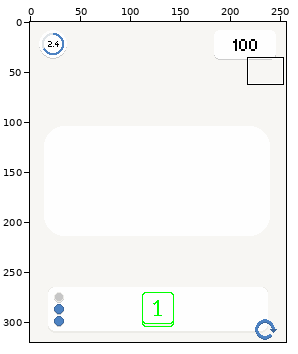
Pixel-art file -- wip/aseprite/mokup.aseprite. Above: a wide view before the commit, with the close-up outlined.
Close-up. Before:
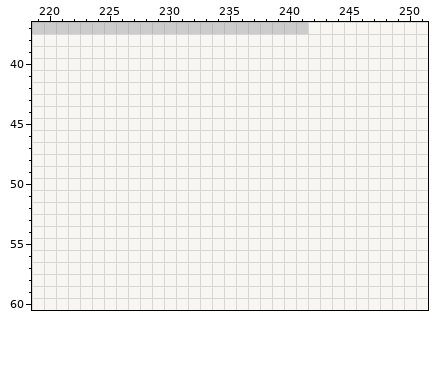
256x320 pixels, 1 frame. Colours within 5 levels of each other are drawn and written as one. Shown: x 219..251, y 37..60.
The same view after the edit:
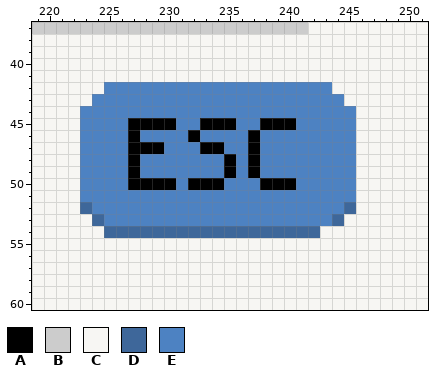
Palette (. is transparent): A #000000  B #cccccc  C #f7f6f3  D #3e679a  E #4d82c2
The edit:
layer "e/bg" added
layer "e/text" added
--- layers "e/text", "e/bg"
@@ x 219..251 @@
 41 CCCCCCCCCCCCCCCCCCCCCCCCCCCCCCCCC
-42 CCCCCCCCCCCCCCCCCCCCCCCCCCCCCCCCC
-43 CCCCCCCCCCCCCCCCCCCCCCCCCCCCCCCCC
-44 CCCCCCCCCCCCCCCCCCCCCCCCCCCCCCCCC
-45 CCCCCCCCCCCCCCCCCCCCCCCCCCCCCCCCC
-46 CCCCCCCCCCCCCCCCCCCCCCCCCCCCCCCCC
-47 CCCCCCCCCCCCCCCCCCCCCCCCCCCCCCCCC
-48 CCCCCCCCCCCCCCCCCCCCCCCCCCCCCCCCC
-49 CCCCCCCCCCCCCCCCCCCCCCCCCCCCCCCCC
-50 CCCCCCCCCCCCCCCCCCCCCCCCCCCCCCCCC
-51 CCCCCCCCCCCCCCCCCCCCCCCCCCCCCCCCC
-52 CCCCCCCCCCCCCCCCCCCCCCCCCCCCCCCCC
-53 CCCCCCCCCCCCCCCCCCCCCCCCCCCCCCCCC
-54 CCCCCCCCCCCCCCCCCCCCCCCCCCCCCCCCC
+42 CCCCCCEEEEEEEEEEEEEEEEEEECCCCCCCC
+43 CCCCCEEEEEEEEEEEEEEEEEEEEECCCCCCC
+44 CCCCEEEEEEEEEEEEEEEEEEEEEEECCCCCC
+45 CCCCEEEEAAAAEEAAAEEAAAEEEEECCCCCC
+46 CCCCEEEEAEEEEAEEEEAEEEEEEEECCCCCC
+47 CCCCEEEEAAAEEEAAEEAEEEEEEEECCCCCC
+48 CCCCEEEEAEEEEEEEAEAEEEEEEEECCCCCC
+49 CCCCEEEEAEEEEEEEAEAEEEEEEEECCCCCC
+50 CCCCEEEEAAAAEAAAEEEAAAEEEEECCCCCC
+51 CCCCEEEEEEEEEEEEEEEEEEEEEEECCCCCC
+52 CCCCDEEEEEEEEEEEEEEEEEEEEEDCCCCCC
+53 CCCCCDEEEEEEEEEEEEEEEEEEEDCCCCCCC
+54 CCCCCCDDDDDDDDDDDDDDDDDDCCCCCCCCC
 55 CCCCCCCCCCCCCCCCCCCCCCCCCCCCCCCCC
Where, in picture pixels (left, top, right, bottom), the same in both close-ups:
changed: (80, 82, 356, 238)
